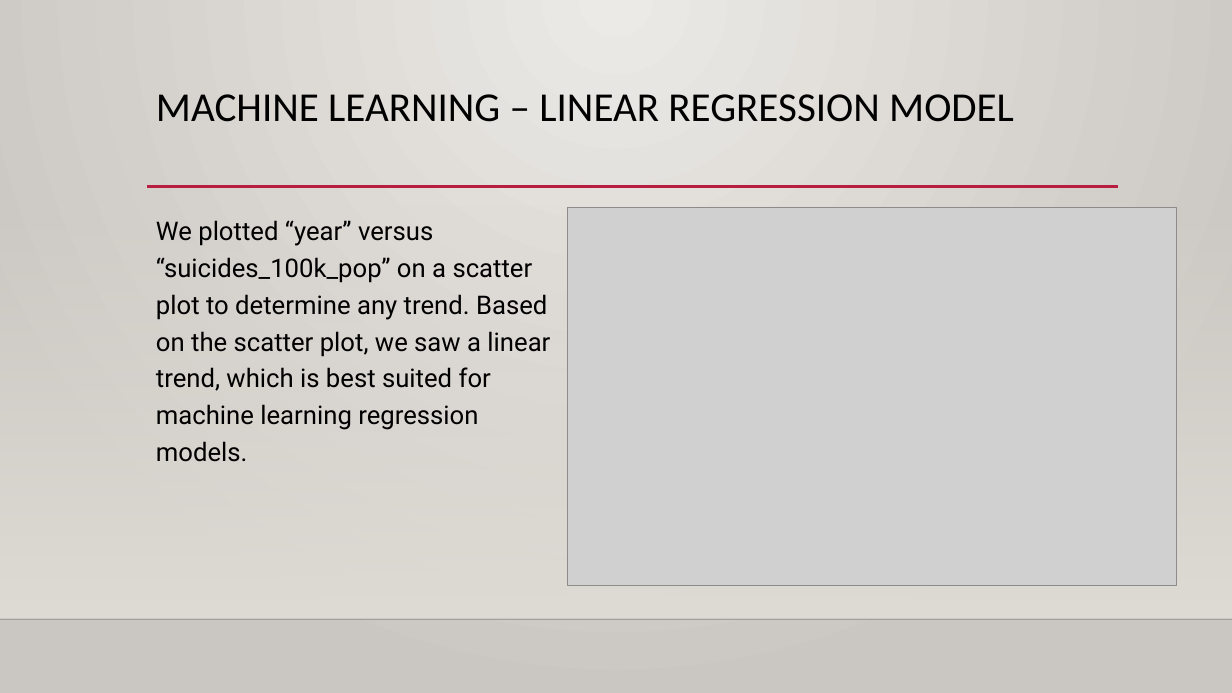
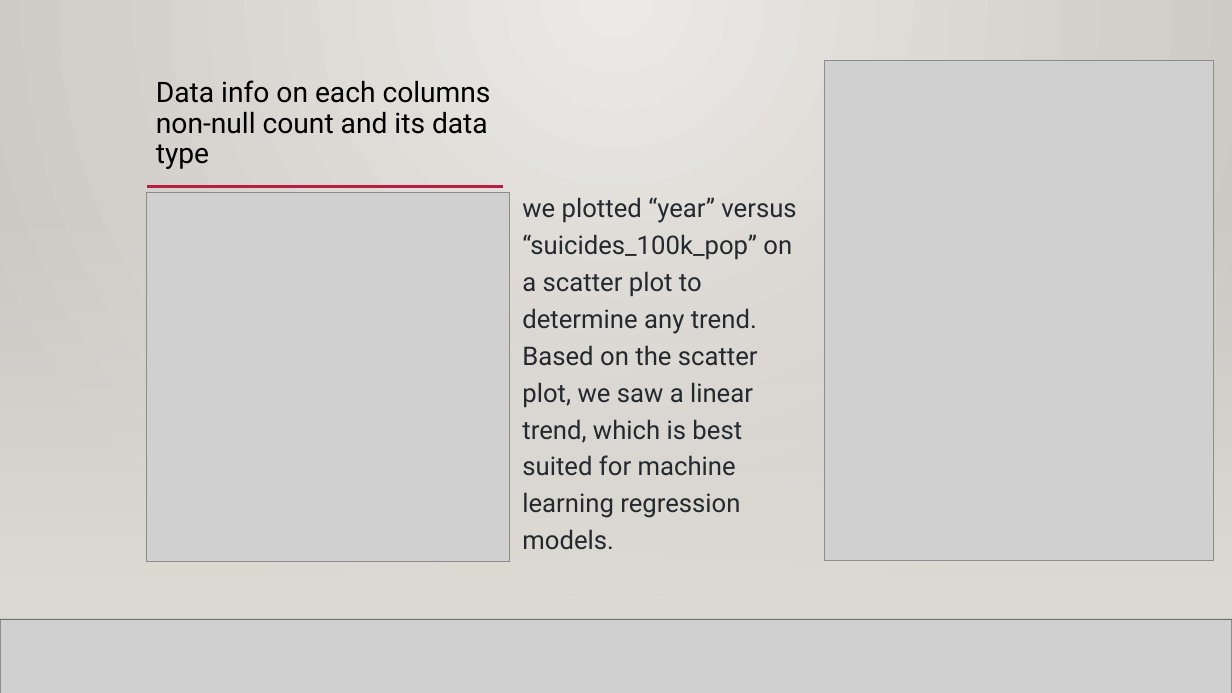
Before and after one commit to NensiH/Social_media_impact, a slide deck: slide 11 of Presentation/Social Media Impact_final_ppt.pptx (slide 6 before the commit). Drawn at 1232x693 pixels with LibreOffice and Linux fonts; fonts in the diff are those of the drawing; grey boxes stand for pictures; background and template pictures are left out. Boxes give left, top, right and bottom in pixels: in the first picture for what was removed or moved away, otherwise in the second. Text is boxed around its words. In the diff, an @@ line names an element or a change of style, - is before the commit and + after.

```diff
--- a/Presentation/Social Media Impact_final_ppt.pptx
+++ b/Presentation/Social Media Impact_final_ppt.pptx
@@ rectangle added at (0,0,1232,693), fill gradient #ECEAE7 to #CAC7C1 @@
@@ title at (156,80,491,169): text changed; size 32 to 22 pt; font Calibri to Roboto @@
-MACHINE LEARNING – LINEAR REGRESSION MODEL
+Data info on each columns non-null count and its data type
@@ picture: place and size @@
-picture at (567,208,1177,586)
+picture at (824,61,1214,561)
@@ rectangle added at (0,204,1232,619), fill gradient #DFDBD5 @@
@@ picture added at (147,192,509,562) @@
@@ text at (522,197,796,550): text changed; text colour #000000 to #24292F @@
-We plotted “year” versus “suicides_100k_pop” on a scatter plot to determine any trend. Based on the scatter plot, we saw a linear trend, which is best suited for machine learning regression models.
+we plotted “year” versus “suicides_100k_pop” on a scatter plot to determine any trend. Based on the scatter plot, we saw a linear trend, which is best suited for machine learning regression models.
@@ picture added at (0,619,1232,693) @@
@@ line added from (0, 619) to (1232, 619), #000001 1 pt @@
```
Also in this commit, not shown: 4 other slides changed, 13 slides added, 1 other file.
